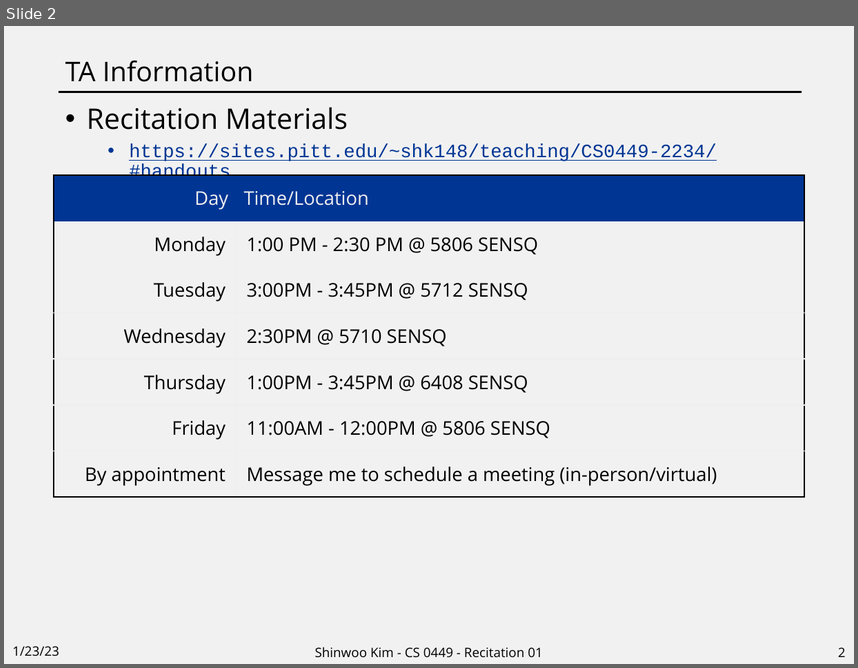
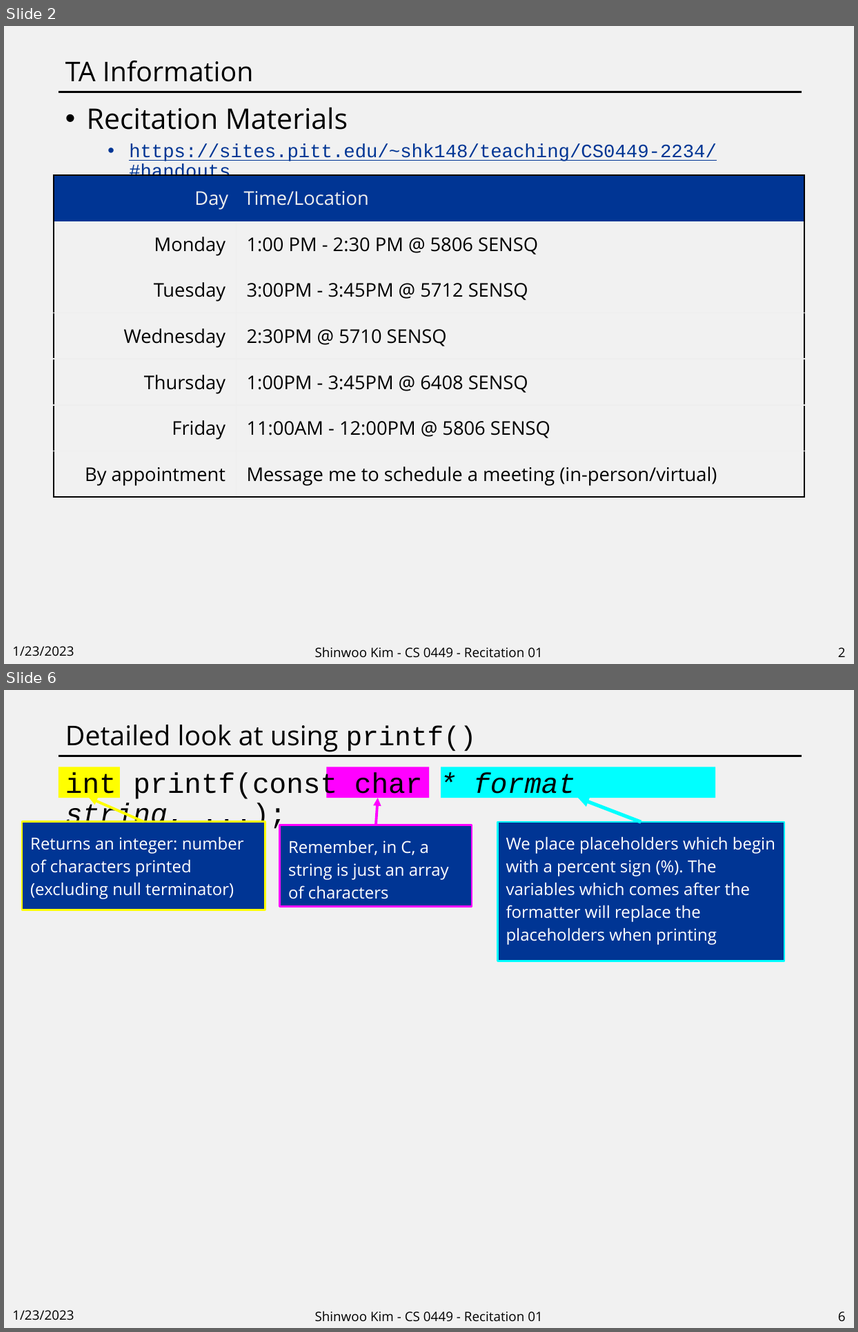
Before and after one commit to shinwookim/website-archive, a slide deck: teaching/CS0449-2234/rec01.pptx. Shown one above the other, each under a label of ours: slide 2 before the commit, slides 2 and 6 after it; the slides between them are not shown. The pictures are 858x668 and 858x1332 pixels, drawn with LibreOffice and Linux fonts; fonts in the diff are those of the drawing. Boxes give left, top, right and bottom in pixels: in the first picture for what was removed or moved away, otherwise in the second. Text is boxed around its words. In the diff, an @@ line names an element or a change of style, - is before the commit and + after.

```diff
--- a/teaching/CS0449-2234/rec01.pptx
+++ b/teaching/CS0449-2234/rec01.pptx
@@ slide 6 added at [4, 690, 854, 1328], background #F1F1F1; not listed: 1 template element that a slide beside it also shows @@
@@ title added at [65, 724, 477, 752], 23 pt, text #000000 @@
+Detailed look at using printf()
@@ rectangle added at [59, 767, 120, 797], fill #FFFF00 @@
@@ text added at [65, 772, 575, 831], 24 pt, text #000000 @@
+int printf(const char * format string, ...);
@@ rectangle added at [326, 767, 429, 797], fill #FF00FF @@
@@ rectangle added at [441, 767, 715, 797], fill #00FFFF @@
@@ arrow added from (143, 822) to (89, 798), #FFFF00 2.25 pt @@
@@ arrow added from (377, 825) to (378, 798), #FF00FF 2.25 pt @@
@@ arrow added from (641, 822) to (579, 798), #00FFFF 3 pt @@
@@ rectangle added at [22, 822, 265, 910], fill #003594, outline #FFFF00 1.5 pt, 14 pt, text #FFFFFF @@
+Returns an integer: number of characters printed (excluding null terminator)
@@ rectangle added at [279, 825, 472, 907], fill #003594, outline #FF00FF 1.5 pt, 14 pt, text #FFFFFF @@
+Remember, in C, a string is just an array of characters
@@ rectangle added at [498, 822, 785, 961], fill #003594, outline #00FFFF 1.5 pt, 14 pt, text #FFFFFF @@
+We place placeholders which begin with a percent sign (%). The variables which comes after the formatter will replace the placeholders when printing
@@ text added at [12, 1310, 74, 1320], 11 pt, text #000000 @@
+1/23/2023
@@ text added at [315, 1310, 542, 1321], 11 pt, text #000000 @@
+Shinwoo Kim - CS 0449 - Recitation 01
@@ page number added at [838, 1311, 846, 1321], 11 pt, text #000000 @@
+6
@@ slide 2 changed as well @@
@@ text at [12, 646, 74, 656]: text changed @@
-1/23/23
+1/23/2023
```
Also in this commit, not shown: 1 other slide changed, 6 other slides added, 3 other files.
